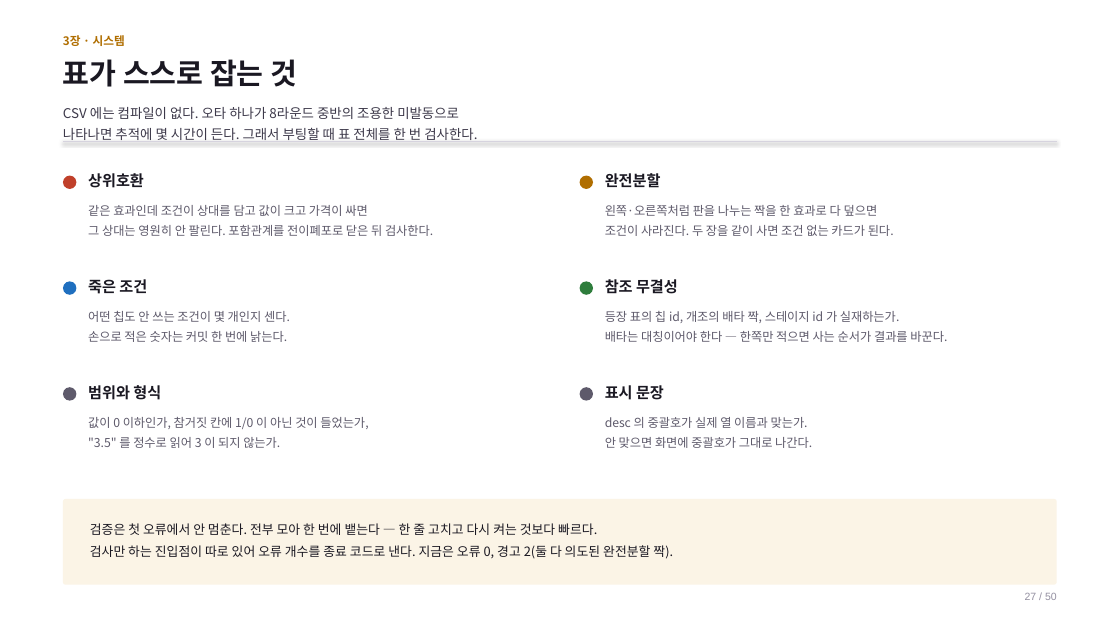
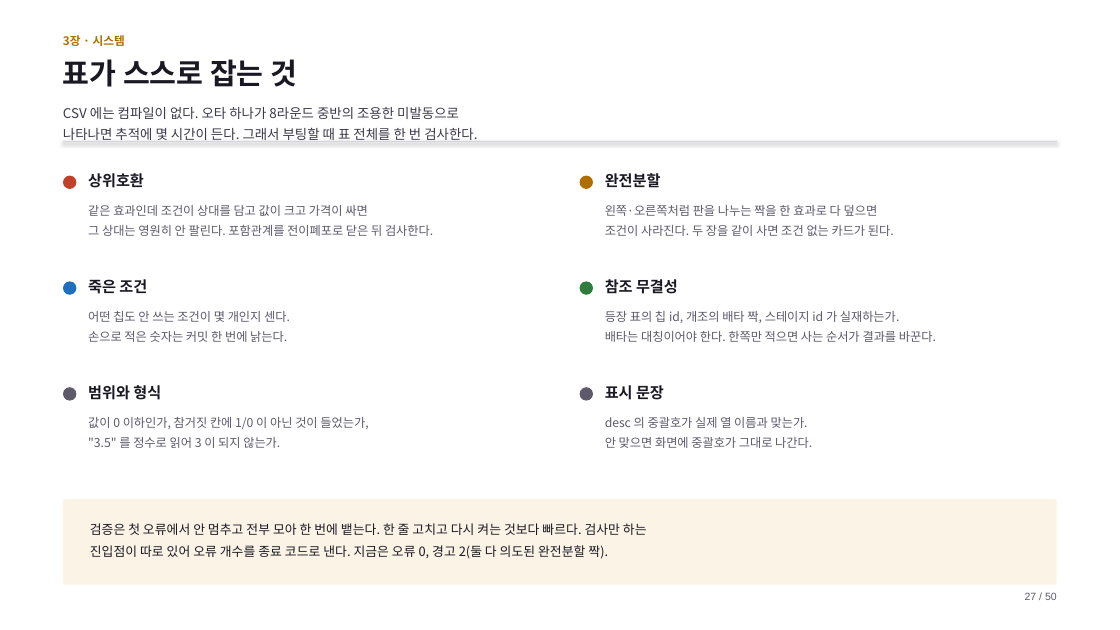
Before and after one commit to GGbong69/test-03, a slide deck: slide 27 of docs/기획서.pptx. Drawn at 1120x630 pixels with LibreOffice and Linux fonts; fonts in the diff are those of the drawing. Boxes give left, top, right and bottom in pixels: in the first picture for what was removed or moved away, otherwise in the second. Text is boxed around its words. In the diff, an @@ line names an element or a change of style, - is before the commit and + after.

```diff
--- a/docs/기획서.pptx
+++ b/docs/기획서.pptx
@@ text at [605,331,936,342]: text changed @@
-배타는 대칭이어야 한다 — 한쪽만 적으면 사는 순서가 결과를 바꾼다.
+배타는 대칭이어야 한다. 한쪽만 적으면 사는 순서가 결과를 바꾼다.
@@ text at [90,523,647,559]: text changed @@
-검증은 첫 오류에서 안 멈춘다. 전부 모아 한 번에 뱉는다 — 한 줄 고치고 다시 켜는 것보다 빠르다.
-검사만 하는 진입점이 따로 있어 오류 개수를 종료 코드로 낸다. 지금은 오류 0, 경고 2(둘 다 의도된 완전분할 짝).
+검증은 첫 오류에서 안 멈추고 전부 모아 한 번에 뱉는다. 한 줄 고치고 다시 켜는 것보다 빠르다. 검사만 하는
+진입점이 따로 있어 오류 개수를 종료 코드로 낸다. 지금은 오류 0, 경고 2(둘 다 의도된 완전분할 짝).
@@ text "27 / 50" at [1025,592,1057,600]: text colour #9490A1 to #5E5A6B @@
```
Also in this commit, not shown: 49 other slides changed.
